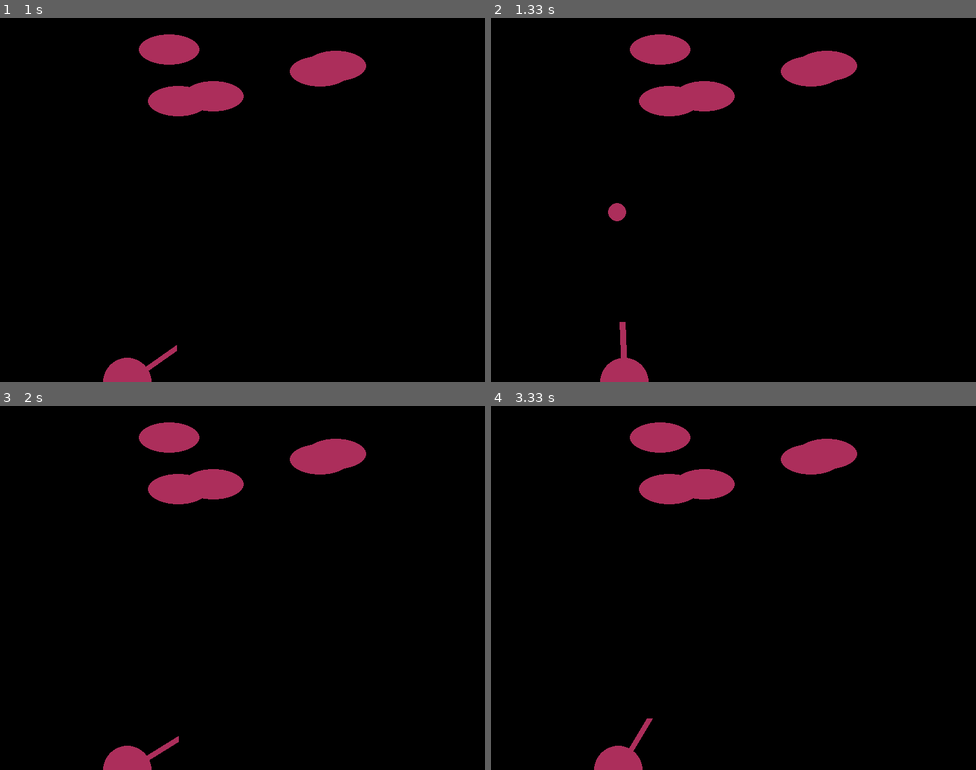
Above: before the commit, frames 1-4 (two rows, left to right).
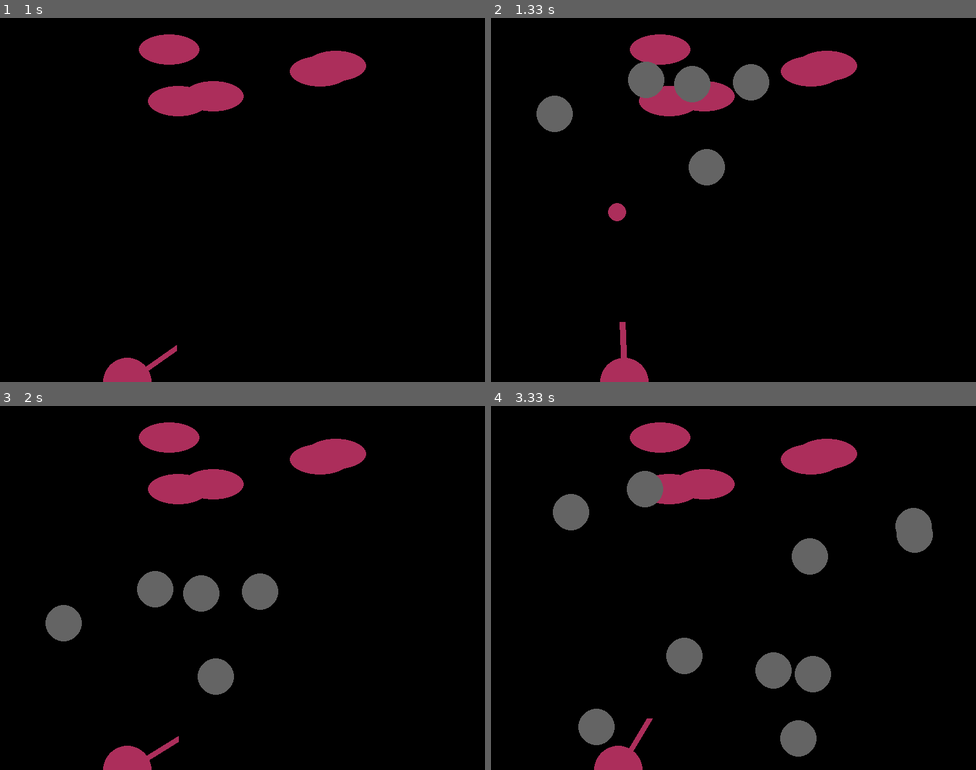
Above: after the commit, the same moments.

Repository: Pleshakova/pygame_projects
Game: pygame game, started from cannon_game/model.py
Same seed, same stepped clock (60 frames per second), same inputs: the game is played once before the commit and once after it.
Inputs (mouse positions are in pixels of both pictures, inside the frame that each line leads up to):
- Up to frame 1 (1 s): click (242, 200) at 0.38 s; hold Right from 0.67 s (still down); click (397, 189) at 0.75 s
- Up to frame 2 (1.33 s): release Right at 1.13 s; hold Right from 1.17 s (still down); click (617, 203) at 1.25 s
- Up to frame 3 (2 s): release Right at 1.63 s; hold Left from 1.67 s (still down); click (291, 668) at 1.75 s
- Up to frame 4 (3.33 s): release Left at 2.2 s; hold Left 2.23-2.63 s; click (583, 533) at 2.32 s; hold Right 2.67-3.3 s; click (806, 460) at 2.75 s

Frame 1 is identical in both runs. In frame 2, 2.9% of the frame differs, in the area x 9-58%, y 12-46%; in frame 3, 2.9%; in frame 4, 5.4%, in the area x 12-92%, y 17-97%.

Commit message:
Version 7. Bombs appear randomly.

Diff:
--- a/cannon_game/model.py
+++ b/cannon_game/model.py
@@ -132,7 +132,7 @@
         Создает бомбу с передачей собственных координат и с заданным направлением удара
         :return: экземпляр бомбы
         """
-        bomb = Bomb(coord=self.target_center, pow=self.pow, angle=self.fire_angle)
+        bomb = Bomb()
         return bomb
 
     def show(self):
@@ -153,15 +153,13 @@
         return self.coord[0] + self.width // 2 >= width or self.coord[0] - self.width // 2 <= 0
 
 
-class Bomb:
-    def __init__(self, coord, pow, angle):
-        self.coord = coord
+class Bomb(Target):
+    def __init__(self):
+        super().__init__()
         self.radius = 30
-        self.pow = pow
-        self.angle = angle
 
     def move(self):
-        self.coord[0] += int(math.cos(self.angle) * self.pow)
+        #self.coord[0] += int(math.cos(self.angle) * self.pow)
         self.coord[1] += 10
 
     def show(self):
@@ -175,7 +173,6 @@
         self.shells = []
         self.non_moving_targets = []
         self.bombs = []
-        self.set_init_bombs = []
         self.finished = False
 
     def non_moving_target_creation(self, n):
@@ -184,13 +181,8 @@
         return self.non_moving_targets
 
     def target_fire(self):
-        self.set_init_bombs.clear()
         for target in self.non_moving_targets:
-            self.set_init_bombs.append(target.fire())
-        for bomb in self.set_init_bombs:
-            bomb.show()
-        self.bombs.insert(0, self.set_init_bombs)
-        print(self.bombs)
+            self.bombs.append(target.fire())
         return self.bombs
 
     def event_handler(self):
@@ -217,12 +209,9 @@
                 shell.move()
             else:
                 self.shells.remove(shell)
-                """
-        for set_bombs in self.bombs:
-            for bomb in set_bombs:
-                bomb.move()
-                print(bomb.coord, end=",")
-"""
+        for bomb in self.bombs:
+            bomb.move()
+
     def game_show(self):
         self.cannon.show()
         self.gun.show()
@@ -230,12 +219,10 @@
             shell.show()
         for target in self.non_moving_targets:
             target.show()
-            """
-        for set_bombs in self.bombs:
-            for bomb in set_bombs:
-                bomb.show()
-
-"""
+        for bomb in self.bombs:
+            bomb.show()
+
+
 def main():
     pygame.init()
     time = pygame.time.get_ticks()
@@ -248,12 +235,6 @@
             time = pygame.time.get_ticks()
             print('hello')
             mng.target_fire()
-            for set_bombs in mng.bombs: # TODO сделать распаковку списков до каждой бомбы
-                for bomb in set_bombs:
-                    bomb.show()
-            for set_bombs in mng.bombs:
-                for bomb in set_bombs:
-                    bomb.move()
         mng.event_handler()
         mng.move()
         mng.game_show()
